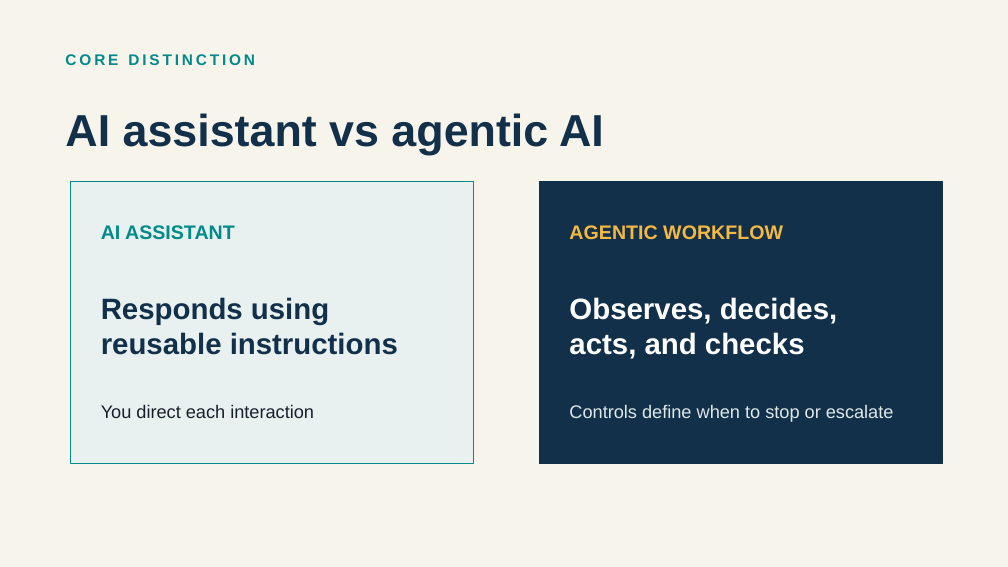
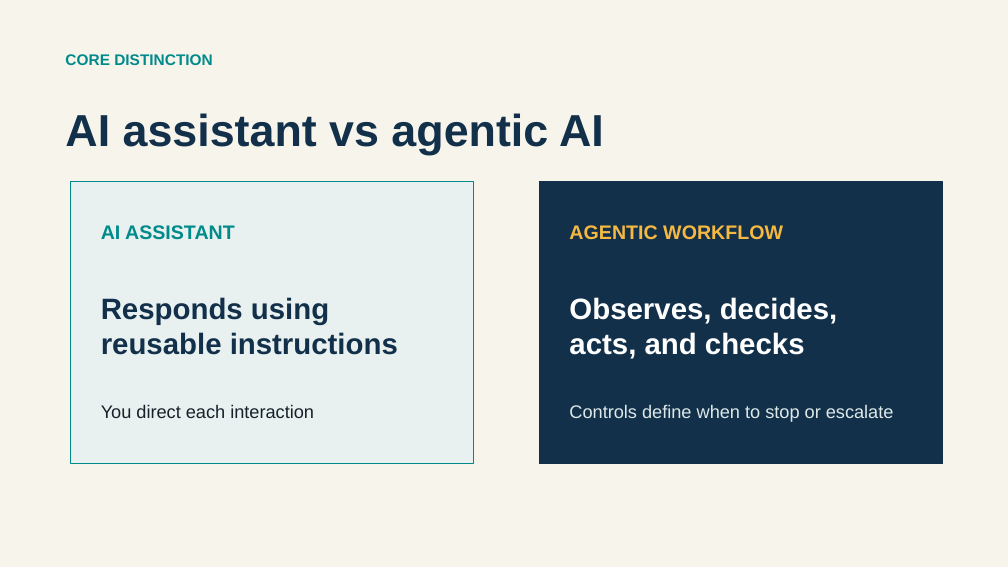
Before and after one commit to drMurtadha/utm-agentic-ai-training, a slide deck: slide 2 of 01_Slides/presentation.pptx. Drawn at 1008x567 pixels with LibreOffice and Linux fonts; fonts in the diff are those of the drawing. Boxes give left, top, right and bottom in pixels: in the first picture for what was removed or moved away, otherwise in the second. Text is boxed around its words. In the diff, an @@ line names an element or a change of style, - is before the commit and + after.

```diff
--- a/01_Slides/presentation.pptx
+++ b/01_Slides/presentation.pptx
@@ text "CORE DISTINCTION" at (65, 54, 213, 65): letter spacing 2 to 0 pt @@
```
Also in this commit, not shown: 4 other slides changed, 10 other files.
